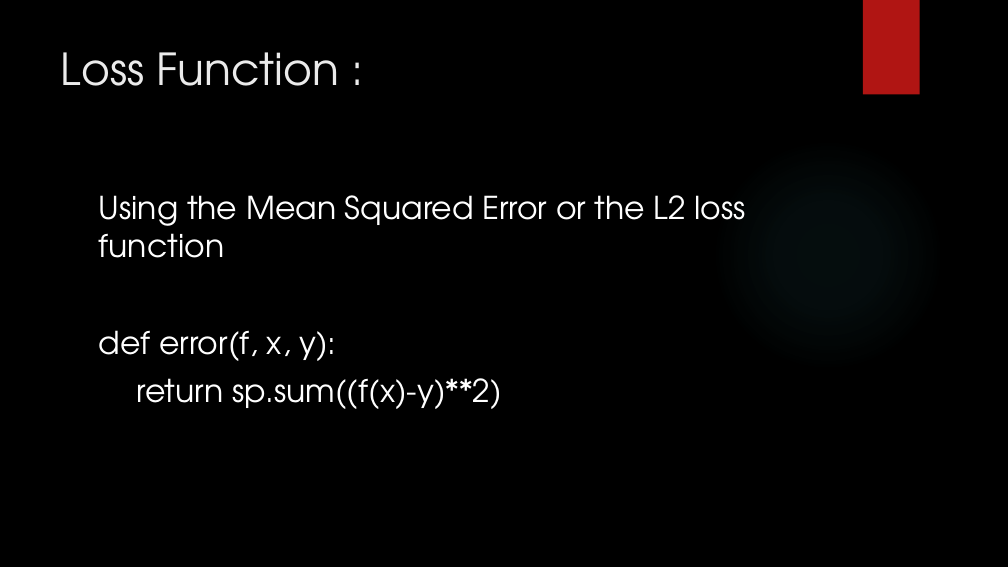
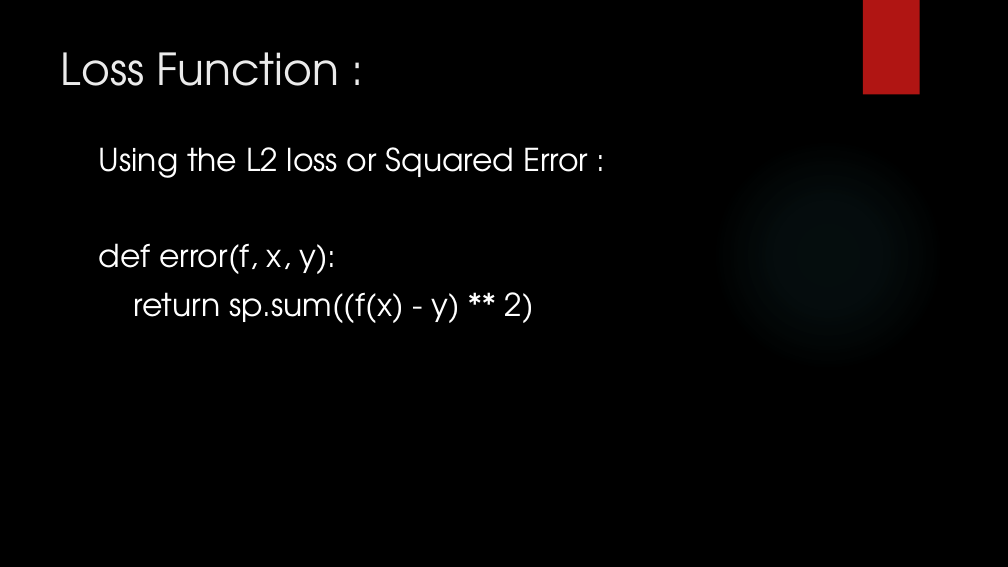
Before and after one commit to vikas-rathee/Web-Traffic-Analysis, a slide deck: slide 26 of Minor Project.pptx. Drawn at 1008x567 pixels with LibreOffice and Linux fonts; fonts in the diff are those of the drawing; background and template pictures are left out. Boxes give left, top, right and bottom in pixels: in the first picture for what was removed or moved away, otherwise in the second. Text is boxed around its words. In the diff, an @@ line names an element or a change of style, - is before the commit and + after.

```diff
--- a/Minor Project.pptx
+++ b/Minor Project.pptx
@@ text at (x1=99, y1=147, x2=588, y2=178): text changed @@
-Using the Mean Squared Error or the L2 loss function
+Using the L2 loss or Squared Error :
@@ text at (x1=134, y1=292, x2=534, y2=323): spaces changed @@
-return sp.sum((f(x)-y)**2)
+return sp.sum((f(x) - y) ** 2)
```
Also in this commit, not shown: 9 other slides changed.
